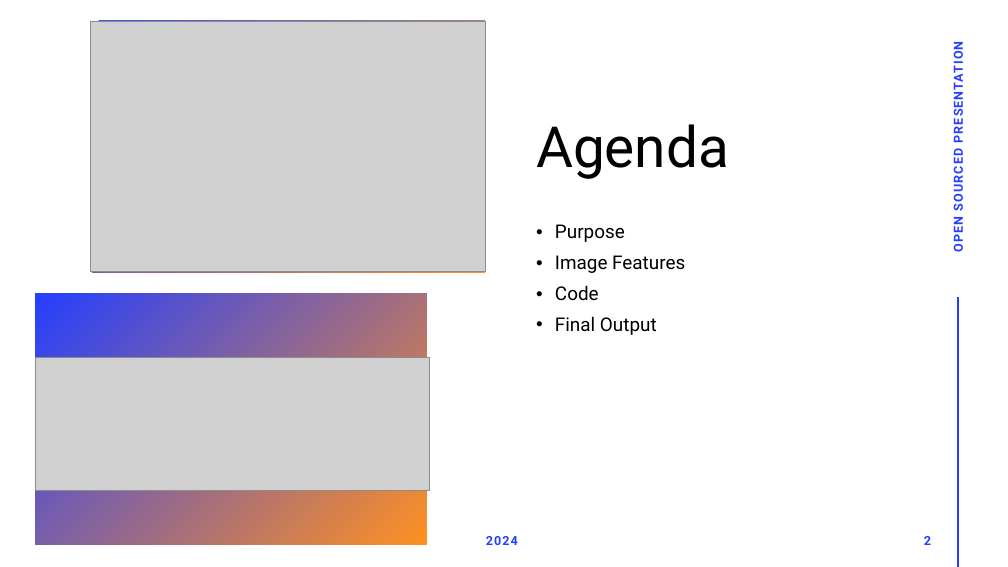
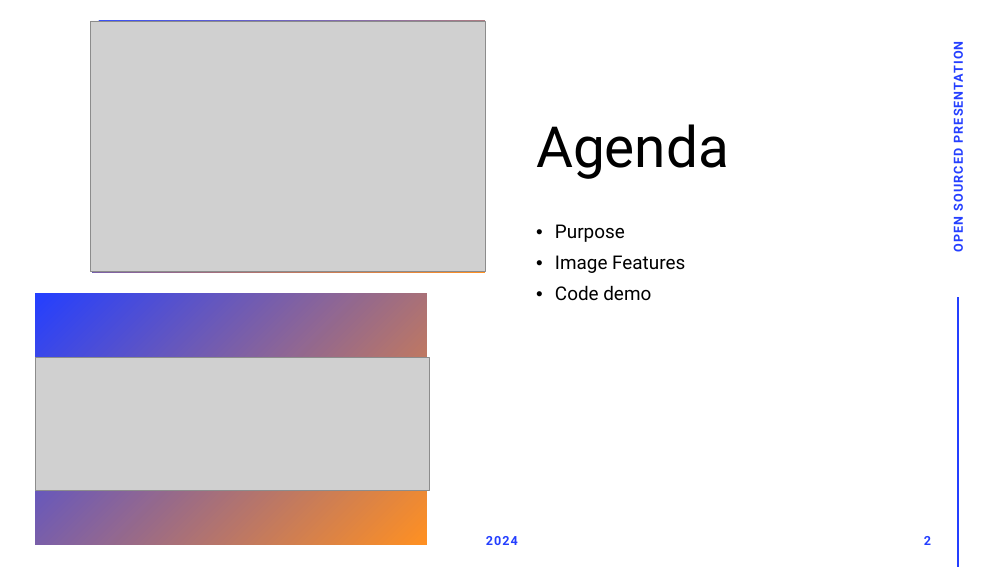
Before and after one commit to wajihullahbaig/talks, a slide deck: slide 2 of Video Clustering using image descriptors.pptx. Drawn at 1008x567 pixels with LibreOffice and Linux fonts; fonts in the diff are those of the drawing; grey boxes stand for pictures. Boxes give left, top, right and bottom in pixels: in the first picture for what was removed or moved away, otherwise in the second. Text is boxed around its words. In the diff, an @@ line names an element or a change of style, - is before the commit and + after.

```diff
--- a/Video Clustering using image descriptors.pptx
+++ b/Video Clustering using image descriptors.pptx
@@ text at (x1=555, y1=285, x2=651, y2=301): text changed @@
-• Code
-• Final Output
+• Code demo
```
Also in this commit, not shown: 2 other slides changed, 3 slides added, 1 slide removed.
